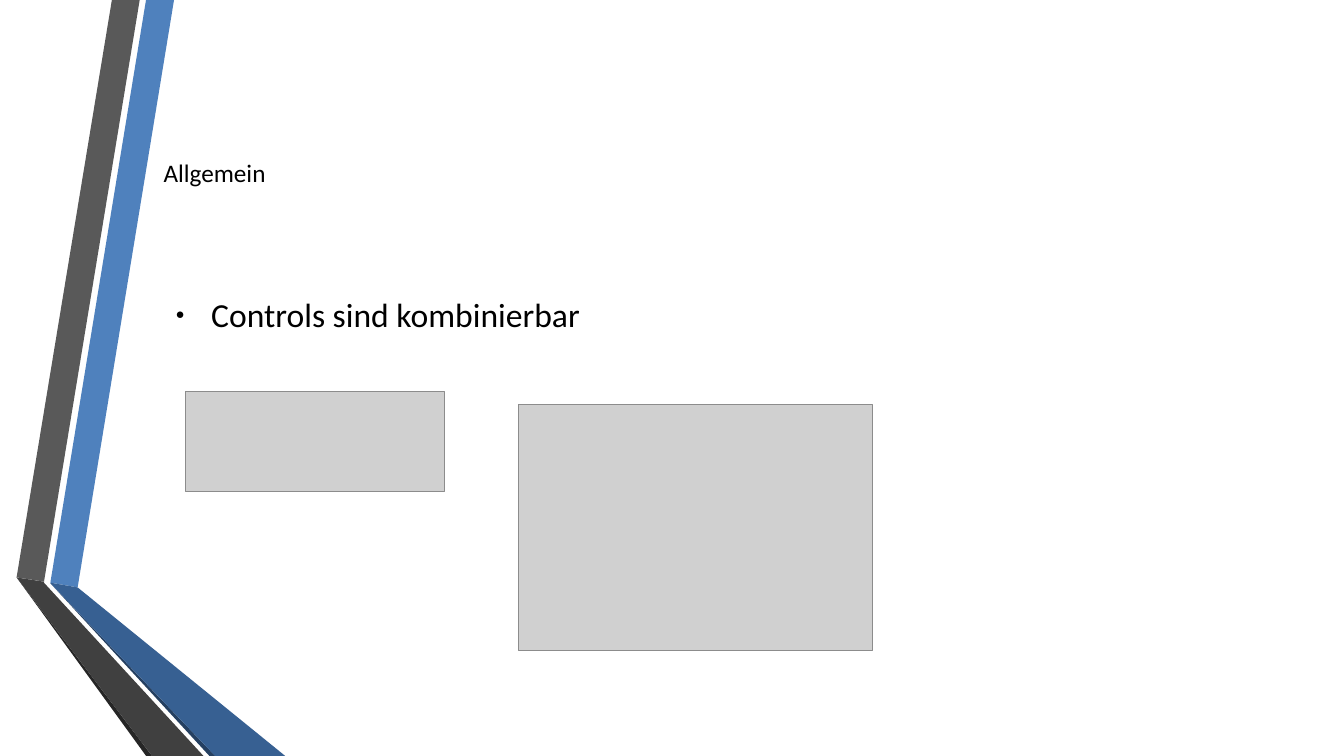
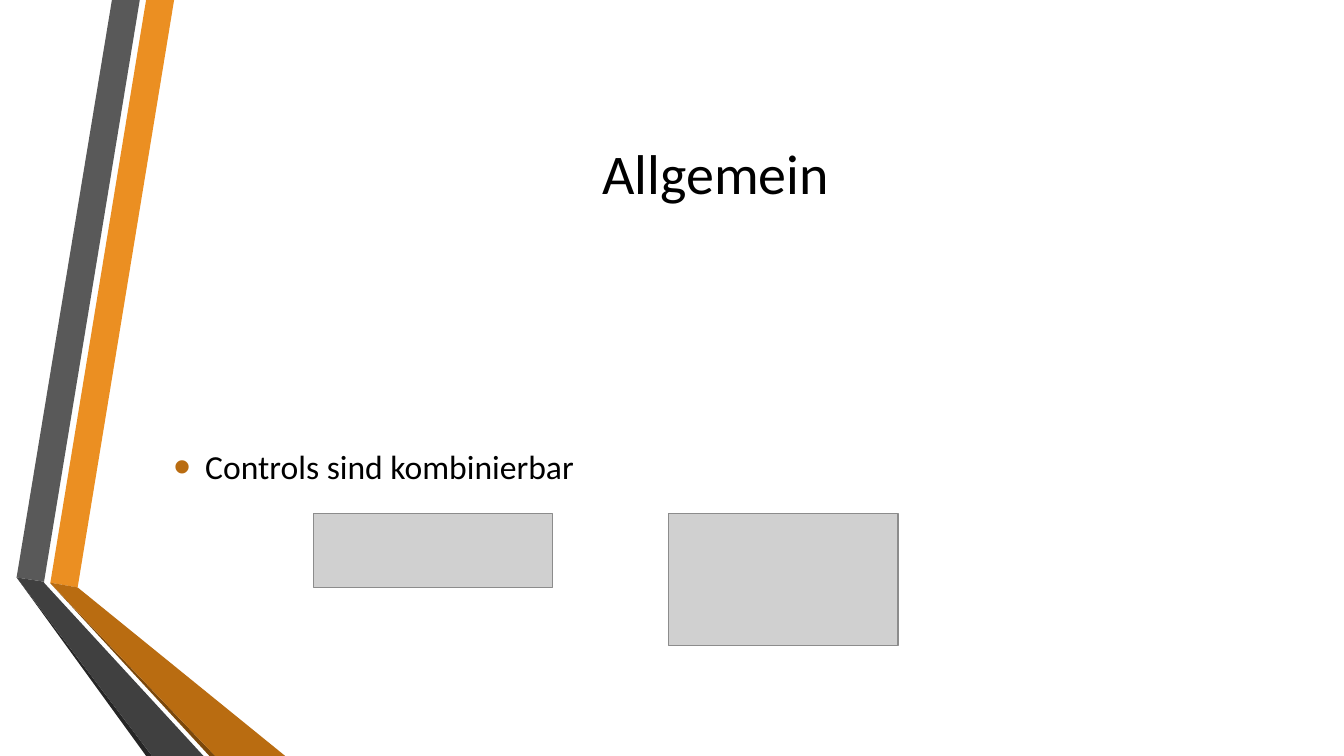
Before and after one commit to Ailer/WPF_MVVM, a slide deck: slide 13 of WPF + MVVM.pptx. Drawn at 1344x756 pixels with LibreOffice and Linux fonts; fonts in the diff are those of the drawing; grey boxes stand for pictures; background and template pictures are left out. Boxes give left, top, right and bottom in pixels: in the first picture for what was removed or moved away, otherwise in the second. Text is boxed around its words. In the diff, an @@ line names an element or a change of style, - is before the commit and + after.

```diff
--- a/WPF + MVVM.pptx
+++ b/WPF + MVVM.pptx
@@ freeform shape at [50,0,174,588]: fill #4F81BD to #EB8F22 @@
@@ title "Allgemein" at [603,155,829,204]: size 18 to 40 pt; alignment left to centre @@
@@ text "Controls sind kombinierbar" at [205,455,573,480]: bullet ● to •; less space between paragraphs; bullet colour #000000 to #B96C11; vertical alignment top to middle @@
@@ picture removed at [186,392,445,493] @@
@@ picture removed at [518,405,873,651] @@
@@ picture added at [314,513,553,587] @@
@@ picture added at [668,513,898,645] @@
@@ freeform shape at [50,583,285,756]: fill #376092 to #B96C11; outline redrawn @@
@@ freeform shape at [50,584,216,756]: fill #254061 to #7B480B; outline redrawn @@
```
Also in this commit, not shown: 18 other slides changed, 19 slides added, 1 slide removed.
